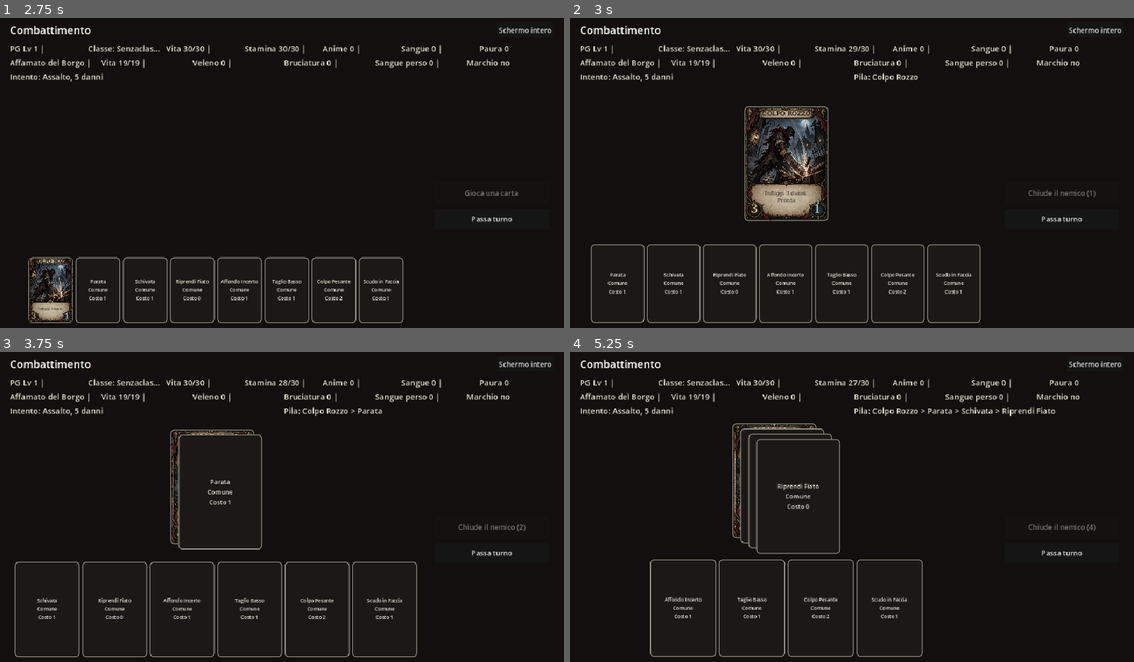
Above: before the commit, frames 1-4 (two rows, left to right).
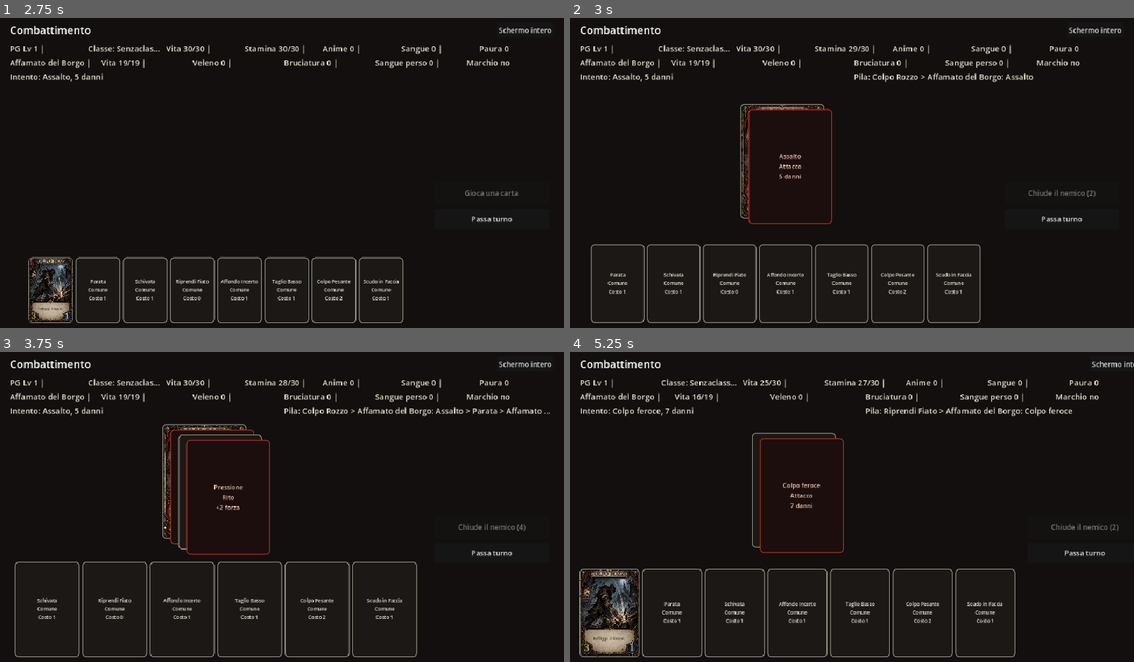
Above: after the commit, the same moments.

Repository: Chivas1504/Gioco
Game: Godot game, scene res://scenes/main.tscn
The game is run twice, just before and just after one commit, with the same random seed, the same clock (stepped at 60 frames per second) and the same inputs.
Inputs:
- Up to frame 1 (2.75 s): click "Schermo intero" at 0.5 s; click "Finestra" at 1.25 s; click "Nuova run" at 2 s
- Up to frame 2 (3 s): click "COLPO ROZZO" at 2.75 s
- Up to frame 3 (3.75 s): click "Parata Comune Costo 1" at 3.5 s
- Up to frame 4 (5.25 s): click "Schivata Comune Costo 1" at 4.25 s; click "Riprendi Fiato Comune Costo 0" at 5 s

Frame 1 is identical in both runs. In frame 2, 4.4% of the frame differs, in the area x 30-93%, y 17-67%; in frame 3, 1.9%; in frame 4, 8.8%, in the area x 1-100%, y 2-99%.

Commit message:
Alterna i turni nella pila combat

Diff:
--- a/scripts/combat/combat_state.gd
+++ b/scripts/combat/combat_state.gd
@@ -27,6 +27,8 @@
 var stamina_refilled_after_combat = false
 var enemy_cards_staged_this_round = 0
 var initiative_rng = RandomNumberGenerator.new()
+const ENEMY_MIN_STACK_TO_RESOLVE = 4
+const ENEMY_MAX_STACK_BEFORE_RESOLVE = 8
 
 func start_combat(p_run_state: RunState, p_enemy: Dictionary) -> void:
 	run_state = p_run_state
@@ -138,11 +140,13 @@
 	if used_sorcerer_bonus:
 		used_class_bonuses.append(CardRules.CLASS_SORCERER)
 	var messages = ["Impili %s. Stamina -%d." % [card.get("name", card_id), cost]]
-	stack_turn_owner = "player"
-	if stack_resolver == "player":
-		messages.append("Puoi impilare altre carte, risolvere la pila o passare il turno al nemico.")
-	else:
-		messages.append("Puoi impilare altre carte o passare: il nemico chiudera la pila.")
+	stack_turn_owner = "enemy"
+	_take_enemy_stack_turn(messages)
+	if not ended and stack_turn_owner == "player":
+		if stack_resolver == "player":
+			messages.append("Tocca a te: puoi risolvere, giocare o passare.")
+		else:
+			messages.append("Tocca a te: puoi giocare o passare, il nemico decide quando chiudere.")
 	return {
 		"ok": true,
 		"message": " ".join(messages),
@@ -177,13 +181,8 @@
 	if not can_pass_stack_turn():
 		return {"ok": false, "message": "Non puoi passare adesso."}
 	var messages = ["Passi il turno senza risolvere la pila."]
-	_stage_enemy_card(messages)
-	if stack_resolver == "enemy" and not staged_stack.is_empty() and not ended:
-		messages.append("Il nemico, giocando per secondo, chiude la pila.")
-		var resolve_result = resolve_staged_cards(true)
-		var resolve_message = String(resolve_result.get("message", ""))
-		if not resolve_message.is_empty():
-			messages.append(resolve_message)
+	stack_turn_owner = "enemy"
+	_take_enemy_stack_turn(messages)
 	return {"ok": true, "message": " ".join(messages)}
 
 
@@ -572,6 +571,82 @@
 		_stage_enemy_card(messages)
 
 
+func _take_enemy_stack_turn(messages: Array) -> void:
+	if ended or stack_turn_owner != "enemy":
+		return
+	if stack_resolver == "enemy" and _enemy_should_resolve_stack():
+		messages.append("%s decide di chiudere la pila." % enemy.get("name", "Nemico"))
+		var resolve_result = resolve_staged_cards(true)
+		var resolve_message = String(resolve_result.get("message", ""))
+		if not resolve_message.is_empty():
+			messages.append(resolve_message)
+		return
+
+	_stage_enemy_card(messages)
+	if ended:
+		return
+	if stack_resolver == "enemy" and _enemy_should_resolve_stack_after_play():
+		messages.append("%s ha caricato abbastanza la pila e la chiude." % enemy.get("name", "Nemico"))
+		var resolve_result = resolve_staged_cards(true)
+		var resolve_message = String(resolve_result.get("message", ""))
+		if not resolve_message.is_empty():
+			messages.append(resolve_message)
+
+
+func _enemy_should_resolve_stack_after_play() -> bool:
+	if staged_stack.size() < 2:
+		return false
+	return (
+		staged_stack.size() >= ENEMY_MAX_STACK_BEFORE_RESOLVE
+		or _enemy_pending_damage_can_defeat_player()
+		or not _player_has_available_stack_action()
+	)
+
+
+func _enemy_should_resolve_stack() -> bool:
+	if staged_stack.size() < 2:
+		return false
+	if staged_stack.size() < ENEMY_MIN_STACK_TO_RESOLVE and _player_has_available_stack_action():
+		return false
+	return (
+		staged_stack.size() >= ENEMY_MAX_STACK_BEFORE_RESOLVE
+		or _enemy_pending_damage_can_defeat_player()
+		or not _player_has_available_stack_action()
+		or staged_stack.size() >= ENEMY_MIN_STACK_TO_RESOLVE
+	)
+
+
+func _player_has_available_stack_action() -> bool:
+	for card_id in run_state.loadout:
+		if used_card_ids.has(card_id):
+			continue
+		if run_state.stamina >= get_card_cost_for_current_intent(card_id):
+			return true
+	return false
+
+
+func _enemy_pending_damage_can_defeat_player() -> bool:
+	return _estimate_enemy_pending_damage() >= run_state.health
+
+
+func _estimate_enemy_pending_damage() -> int:
+	var pending_damage = 0
+	for entry in staged_stack:
+		var stack_entry: Dictionary = entry
+		if String(stack_entry.get("owner", "")) != "enemy":
+			continue
+		var intent: Dictionary = {}
+		if stack_entry.has("intent"):
+			intent = stack_entry["intent"]
+		if intent.get("kind") != "attack":
+			continue
+		var incoming = int(intent.get("damage", 0)) + enemy_strength_bonus + incoming_damage_bonus
+		incoming = max(0, incoming - enemy_card_cost_tax)
+		incoming = max(0, incoming - weakened_next_intent)
+		pending_damage += max(0, incoming)
+	return pending_damage
+
+
 func _stage_enemy_card(messages: Array) -> void:
 	if ended:
 		return
